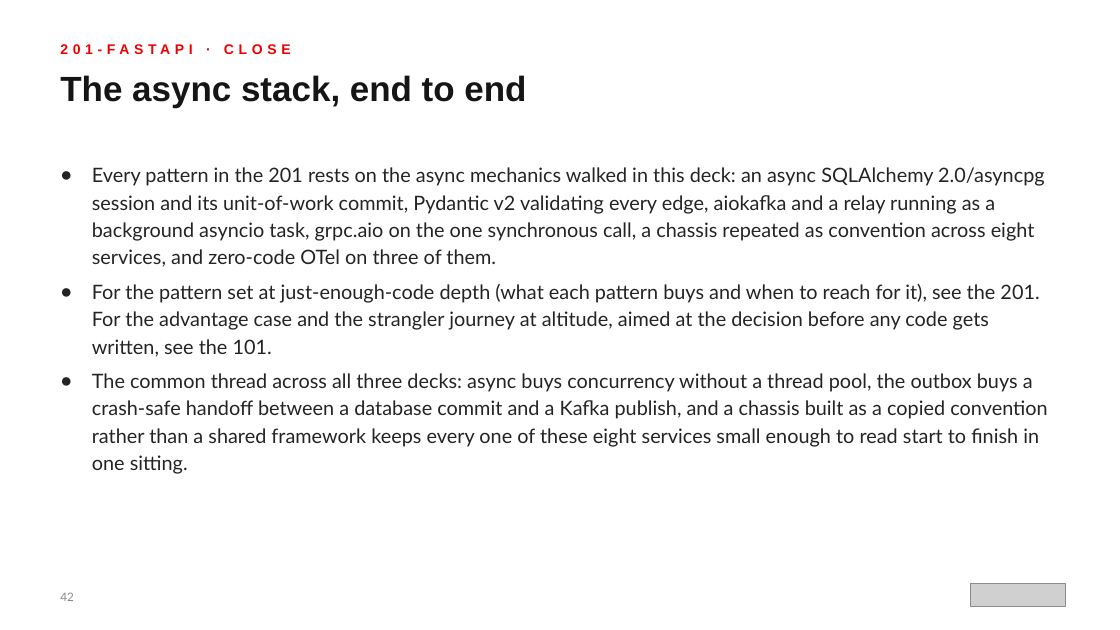
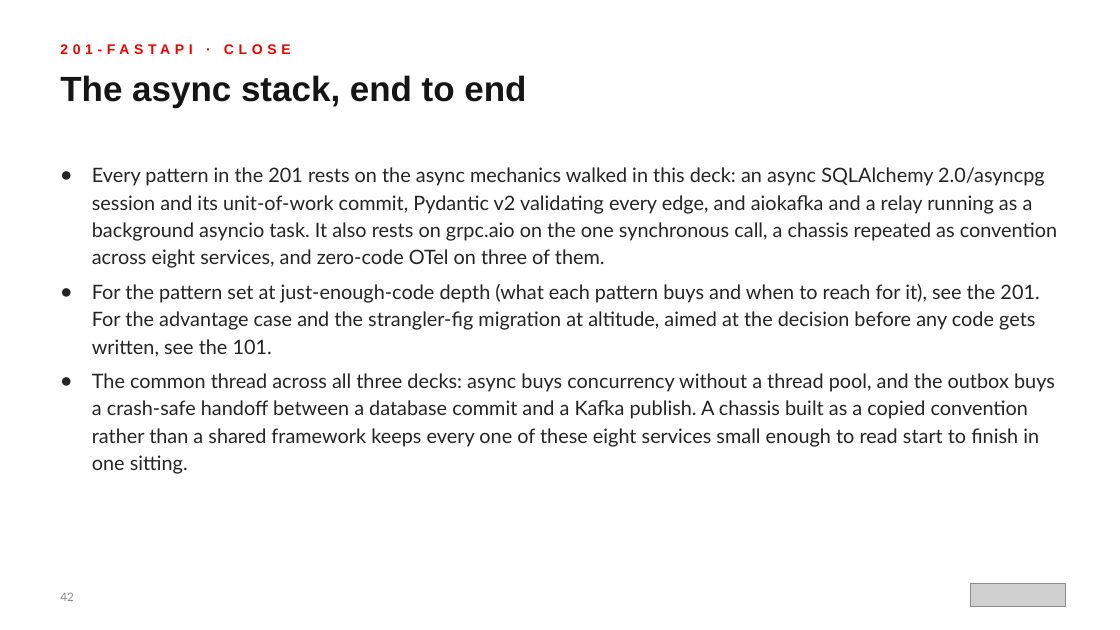
Before and after one commit to patterncatalyst/modernizing-enterprise-applications-python, a slide deck: slide 42 of presentation/lgtm-presentation/Modernizing-201-FastAPI.pptx. Drawn at 1120x630 pixels with LibreOffice and Linux fonts; fonts in the diff are those of the drawing; grey boxes stand for pictures. Boxes give left, top, right and bottom in pixels: in the first picture for what was removed or moved away, otherwise in the second. Text is boxed around its words. In the diff, an @@ line names an element or a change of style, - is before the commit and + after.

```diff
--- a/presentation/lgtm-presentation/Modernizing-201-FastAPI.pptx
+++ b/presentation/lgtm-presentation/Modernizing-201-FastAPI.pptx
@@ text at <box>92,167,1057,474</box>: text changed @@
-● Every pattern in the 201 rests on the async mechanics walked in this deck: an async SQLAlchemy 2.0/asyncpg session and its unit-of-work commit, Pydantic v2 validating every edge, aiokafka and a relay running as a background asyncio task, grpc.aio on the one synchronous call, a chassis repeated as convention across eight services, and zero-code OTel on three of them.
-● For the pattern set at just-enough-code depth (what each pattern buys and when to reach for it), see the 201. For the advantage case and the strangler journey at altitude, aimed at the decision before any code gets written, see the 101.
-● The common thread across all three decks: async buys concurrency without a thread pool, the outbox buys a crash-safe handoff between a database commit and a Kafka publish, and a chassis built as a copied convention rather than a shared framework keeps every one of these eight services small enough to read start to finish in one sitting.
+● Every pattern in the 201 rests on the async mechanics walked in this deck: an async SQLAlchemy 2.0/asyncpg session and its unit-of-work commit, Pydantic v2 validating every edge, and aiokafka and a relay running as a background asyncio task. It also rests on grpc.aio on the one synchronous call, a chassis repeated as convention across eight services, and zero-code OTel on three of them.
+● For the pattern set at just-enough-code depth (what each pattern buys and when to reach for it), see the 201. For the advantage case and the strangler-fig migration at altitude, aimed at the decision before any code gets written, see the 101.
+● The common thread across all three decks: async buys concurrency without a thread pool, and the outbox buys a crash-safe handoff between a database commit and a Kafka publish. A chassis built as a copied convention rather than a shared framework keeps every one of these eight services small enough to read start to finish in one sitting.
```
Also in this commit, not shown: 3 other slides changed, 10 other files.
